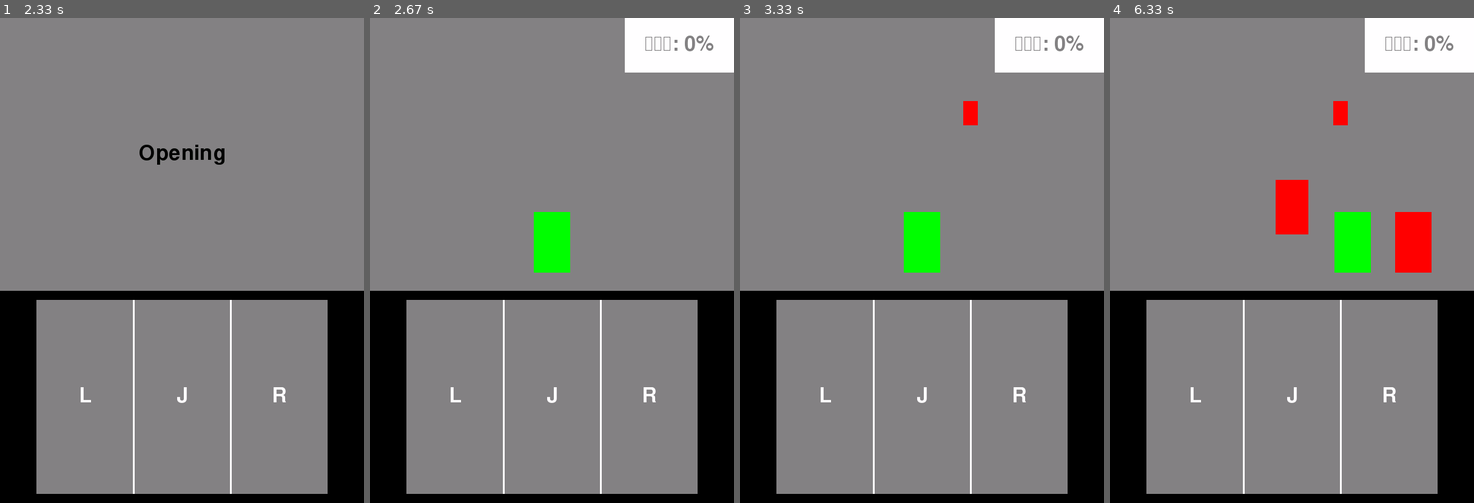
Above: before the commit, frames 1-4 (left to right).
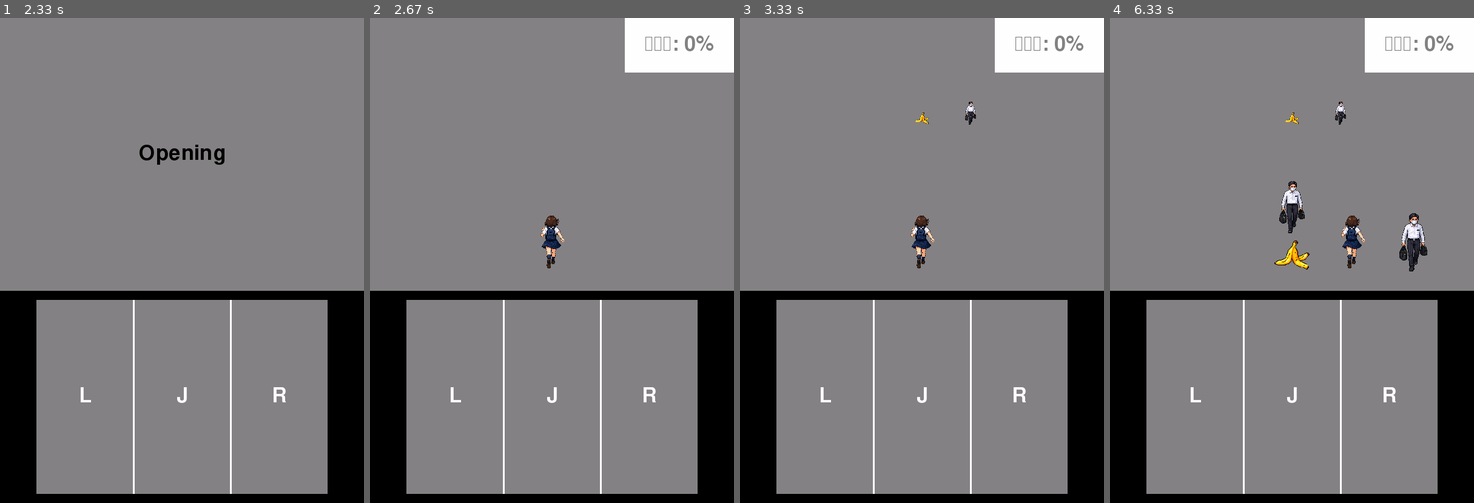
Above: after the commit, the same moments.

Repository: sota-inoue/Game
Game: pygame game, started from Src/Project/win_main.py
Same seed, same stepped clock (60 frames per second), same inputs: the game is played once before the commit and once after it.
Inputs (mouse positions are in pixels of both pictures, inside the frame that each line leads up to):
- Up to frame 1 (2.33 s): click (182, 396) at 0.43 s
- Up to frame 2 (2.67 s): no input
- Up to frame 3 (3.33 s): click (1060, 444) at 3.3 s
- Up to frame 4 (6.33 s): no input

Frame 1 is identical in both runs. In frame 2, 1.2% of the frame differs, in the area x 45-55%, y 40-53%; in frame 3, 1.5%; in frame 4, 4.0%, in the area x 45-89%, y 17-53%.

Commit message:
画像読み込み、音声再生のデバッグ

Diff:
--- a/Src/Project/Application/game_controller.py
+++ b/Src/Project/Application/game_controller.py
@@ -16,11 +16,14 @@
 # 画面への出力処理を管理するクラス
 from Display.display_manager import Display
 
+from Load.sound_loader import AudioLoader
+
 
 class Controller:
     def __init__(self,mode):
         self.mode = mode
         pygame.init()
+        self.audio = AudioLoader()
         self.state = State()
         self.display = Display(mode)
         self.input = Input(mode)
@@ -35,6 +38,8 @@
         # デバッグ用の変数
         self.saved_command = Command.STAY
         self.saved_map_data = None
+
+        self.audio.play_bgm("bgm", volume=0.5)
 
     def get_event(self):
         x, y = self.input.get_input()
@@ -71,6 +76,8 @@
         if count > 0 and count % 5 == 0:
             self.system.player_set_locate(self.saved_command)
             self.state.set_game_command(self.saved_command)
+            if self.saved_command != Command.STAY:
+                self.audio.play_se("decide", volume=0.5)
             self.saved_command = Command.STAY
 
     def player_move(self):
--- a/Src/Project/Domain/config.py
+++ b/Src/Project/Domain/config.py
@@ -1,3 +1,4 @@
+from pathlib import Path
 
 # タッチパネルのドライバの名前
 DEVICE_NAME = "ADS7846 Touchscreen"
@@ -42,3 +43,17 @@
 # タッチパネルの最大入力値
 TOUCH_X_MAX = 4095
 TOUCH_Y_MAX = 4095
+
+
+# パスの設定
+
+BASE_DIR = Path(__file__).resolve().parent.parent / "Assets"
+
+STAGE1_PATH = BASE_DIR / "Map" / "stage1.txt"
+
+PLAYER_IMAGE_PATH = BASE_DIR / "Image" / "Player" / "player.png"
+ENEMY_IMAGE_PATH = BASE_DIR / "Image" / "Enemy" / "office_worker.png"
+OBSTACLE_IMAGE_PATH = BASE_DIR / "Image" / "Obstacle" / "banana.png"
+
+DECIDE_BUTTON_SOUND_PATH = BASE_DIR / "Sound" / "Se" / "decide_button.mp3"
+BGM_PATH = BASE_DIR / "Sound" / "Bgm" / "Morning.mp3"
--- a/Src/Project/Load/sound_loader.py
+++ b/Src/Project/Load/sound_loader.py
@@ -150,3 +150,36 @@
     def clear_cache(self) -> None:
         """保持しているSEのキャッシュを消去する"""
         self._se_cache.clear()
+
+
+from Domain.config import (
+    DECIDE_BUTTON_SOUND_PATH,
+    BGM_PATH
+)
+
+class AudioLoader:
+    def __init__(self):
+        self.sounds = {}
+        self.bgm_paths = {}
+
+        self.load_se("decide", DECIDE_BUTTON_SOUND_PATH)
+        self.load_bgm("bgm", BGM_PATH)
+
+    def load_se(self, name, path):
+        self.sounds[name] = pygame.mixer.Sound(path)
+
+    def load_bgm(self, name, path):
+        self.bgm_paths[name] = path
+
+    def play_se(self, name, volume=1.0):
+        sound = self.sounds[name]
+        sound.set_volume(volume)
+        sound.play()
+
+    def play_bgm(self, name, volume=0.5):
+        pygame.mixer.music.load(self.bgm_paths[name])
+        pygame.mixer.music.set_volume(volume)
+        pygame.mixer.music.play(-1)
+
+    def stop_bgm(self):
+        pygame.mixer.music.stop()
--- a/Src/Project/Load/text_loader.py
+++ b/Src/Project/Load/text_loader.py
@@ -1,13 +1,6 @@
 from pathlib import Path
 
-def load_text(filename):
-    path = (
-        Path(__file__).resolve().parent.parent
-        / "Assets"
-        / "Map"
-        / filename
-    )
-
+def load_text(path):
     with path.open("r", encoding="utf-8") as file:
         return [
             [int(x) for x in line.split()]
--- a/Src/Project/Renderer/object_renderer.py
+++ b/Src/Project/Renderer/object_renderer.py
@@ -1,37 +1,37 @@
 import pygame
+from Domain.config import (
+    PLAYER_IMAGE_PATH,
+    ENEMY_IMAGE_PATH,
+    OBSTACLE_IMAGE_PATH
+)
 
 class StageObject:
-    def __init__(self, color):
-        self.color = color
+    def __init__(self, image_path):
+        self.image = pygame.image.load(image_path).convert_alpha()
 
     def draw(self, x, y, width, height, surface):
-        # x, yを中心座標として、オブジェクトを画面上に描画する
-        pygame.draw.rect(
-            surface,
-            self.color,
+        image = pygame.transform.scale(
+            self.image,
+            (width, height)
+        )
+
+        # 画像を画面上に描画する
+        surface.blit(
+            image,
             (
-                # xを中心にして、左上のx座標を決める
                 x - (width // 2),
-
-                # yを中心にして、左上のy座標を決める
-                y - (height // 2),
-
-                # オブジェクトの横幅
-                width,
-
-                # オブジェクトの縦幅
-                height
+                y - (height // 2)
             )
         )
 
 class Enemy(StageObject):
     def __init__(self):
-        super().__init__((255, 0, 0))   # 赤色
+        super().__init__(ENEMY_IMAGE_PATH)
 
 class Obstacle(StageObject):
     def __init__(self):
-        super().__init__((128, 128, 128))   # 灰色
+        super().__init__(OBSTACLE_IMAGE_PATH)
 
 class Player(StageObject):
     def __init__(self):
-        super().__init__((0, 255, 0))   # 緑色
+        super().__init__(PLAYER_IMAGE_PATH)
--- a/Src/Project/System/map_system.py
+++ b/Src/Project/System/map_system.py
@@ -1,9 +1,10 @@
 
 from Load.text_loader import load_text
+from Domain.config import STAGE1_PATH
 
 class Map:
     def __init__(self):
-        self.map_data = load_text("stage1.txt")
+        self.map_data = load_text(STAGE1_PATH)
 
 
     def map_update(self, datas, count):
--- a/Src/Project/pi_main.py
+++ b/Src/Project/pi_main.py
@@ -1,3 +1,5 @@
-from Application.app import App
+from Domain.config import DECIDE_BUTTON_SOUND_PATH
+import os
 
-App(True)
+print(DECIDE_BUTTON_SOUND_PATH)
+print(DECIDE_BUTTON_SOUND_PATH.exists())
Binary file added: Src/Project/Assets/Image/Enemy/office_worker.png
Binary file added: Src/Project/Assets/Image/Obstacle/banana.png
Binary file added: Src/Project/Assets/Image/Player/Player.png
Not shown, added: Src/Project/Assets/Sound/Bgm/Morning.mp3
Not shown, added: Src/Project/Assets/Sound/Se/decide_button.mp3
